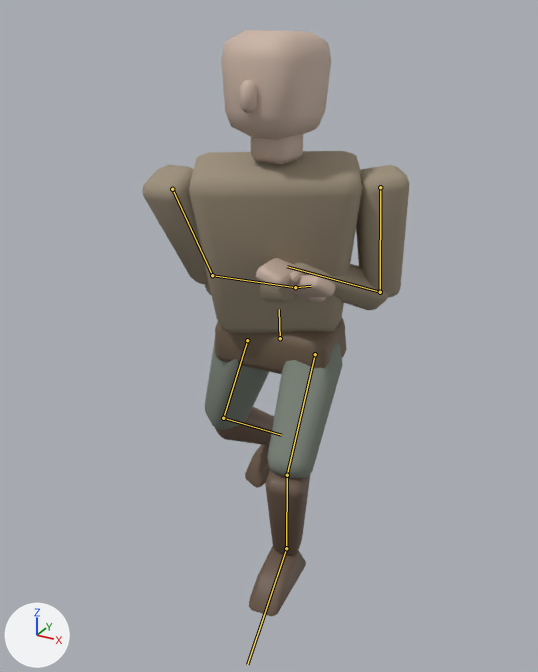
Before and after pictures for a commit that changed the FBX model Phase1_CombatAssets/export/fbx/ANIM_Sword_Recovery_HorizontalRL.fbx.
Rendered twice from a 50 mm lens placed at (0.0305, -0.0585, 0.0513), pointed at (0.0001, -0.0033, 0.0237). Lighting does not change. The marker at lower left points along +X, +Y and +Z. The older version comes first. Both versions are drawn at frame 4 of the action 'Sword_Recovery_HorizontalRL'; the numbers are the values there. The bones that change are drawn over the model as lines.

The first picture shows 'Head_Geo', 'LeftFoot_Geo', 'LeftHand_Geo', 'LeftLowerArm_Geo', 'LeftLowerLeg_Geo', 'LeftUpperArm_Geo', 'LeftUpperLeg_Geo', 'LowerTorso_Geo', 'RightHand_Geo', 'RightLowerArm_Geo', 'RightLowerLeg_Geo', 'RightUpperArm_Geo', 'RightUpperLeg_Geo', 'UpperTorso_Geo' and 1 more.
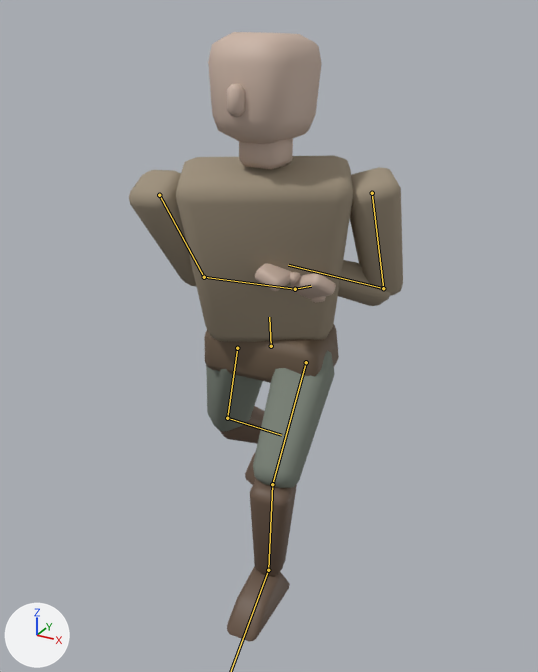
Changed parts and their boxes [x1, y1, x2, y2] in the pictures (538 x 672 px):
'UpperTorso_Geo', posed
    before: [189, 151, 362, 333]
    after: [175, 155, 353, 342]
'Head_Geo', posed
    before: [221, 30, 331, 164]
    after: [208, 32, 322, 169]
'LeftUpperLeg_Geo', posed (8% wider)
    before: [267, 342, 343, 478]
    after: [253, 350, 335, 488]
'LeftUpperArm_Geo', posed
    before: [356, 165, 409, 298]
    after: [350, 167, 403, 296]
'LowerTorso_Geo', posed
    before: [215, 318, 347, 374]
    after: [204, 324, 339, 383]
'RightUpperArm_Geo', posed
    before: [142, 165, 209, 284]
    after: [129, 170, 196, 287]
'LeftLowerLeg_Geo', posed (14% taller)
    before: [265, 470, 310, 555]
    after: [250, 479, 297, 576]
'LeftFoot_Geo', posed (10% wider, 8% taller)
    before: [249, 546, 306, 616]
    after: [227, 566, 290, 642]
'RightUpperLeg_Geo', posed
    before: [205, 341, 269, 430]
    after: [206, 366, 263, 431]
'LeftLowerArm_Geo', posed
    before: [294, 263, 388, 310]
    after: [338, 260, 391, 306]
'RightLowerLeg_Geo', posed
    before: [215, 407, 274, 445]
    after: [220, 406, 265, 444]
'LeftHand_Geo', posed
    before: [256, 258, 304, 290]
    after: [255, 263, 301, 291]
'RightHand_Geo', posed (11% taller)
    before: [285, 275, 335, 302]
    after: [289, 273, 336, 303]
bone 'LowerTorso', root to tip
    before: (280, 338) to (279, 309)
    after: (271, 346) to (269, 317)
bone 'LeftUpperArm', root to tip
    before: (380, 187) to (380, 292)
    after: (372, 193) to (383, 288)
bone 'LeftLowerArm', root to tip
    before: (380, 292) to (287, 266)
    after: (383, 288) to (288, 265)
bone 'RightUpperArm', root to tip
    before: (172, 189) to (212, 275)
    after: (159, 195) to (204, 277)
bone 'RightLowerArm', root to tip
    before: (212, 275) to (295, 287)
    after: (204, 277) to (295, 289)
bone 'RightHand', root to tip
    before: (295, 287) to (311, 286)
    after: (295, 289) to (311, 286)
bone 'LeftUpperLeg', root to tip
    before: (315, 354) to (287, 475)
    after: (306, 362) to (272, 484)
bone 'LeftLowerLeg', root to tip
    before: (287, 475) to (286, 548)
    after: (272, 484) to (268, 570)
bone 'RightUpperLeg', root to tip
    before: (247, 340) to (223, 418)
    after: (237, 348) to (227, 418)
bone 'RightLowerLeg', root to tip
    before: (223, 418) to (281, 435)
    after: (227, 418) to (281, 435)

What the commit changed:
Bone 'LowerTorso' (bone_lowertorso) moves from (-0.04, -0.37, -0.16) to (-0.04, -0.38, -0.34).
Bone 'LeftUpperArm' (bone_leftupperarm) turns from (-18, 73, -20) to (19, 78, 9) degrees about its own x, y and z.
Bone 'LeftLowerArm' (bone_leftlowerarm) turns from (-113, 14, 29) to (-119, 17, 27) degrees about its own x, y and z.
Bone 'RightUpperArm' (bone_rightupperarm) turns from (15, -58, -27) to (25, -62, -38) degrees about its own x, y and z.
Bone 'RightLowerArm' (bone_rightlowerarm) turns from (-94, 1, 13) to (-89, 0, 9) degrees about its own x, y and z.
Bone 'RightHand' (bone_righthand) turns from (23, -144, 0) to (29, -155, 0) degrees about its own x, y and z.
Bone 'LeftUpperLeg' (bone_leftupperleg) turns from (-53, -9, 4) to (-56, -7, 5) degrees about its own x, y and z.
Bone 'LeftLowerLeg' (bone_leftlowerleg) turns from (60, 0, 0) to (55, 0, 0) degrees about its own x, y and z.
Bone 'LeftFoot' (bone_leftfoot) turns from (15, 9, -3) to (8, 9, -3) degrees about its own x, y and z.
Bone 'RightUpperLeg' (bone_rightupperleg) turns from (3, 35, 21) to (14, 35, 24) degrees about its own x, y and z.
Bone 'RightLowerLeg' (bone_rightlowerleg) turns from (56, 0, 0) to (45, 0, 0) degrees about its own x, y and z.
